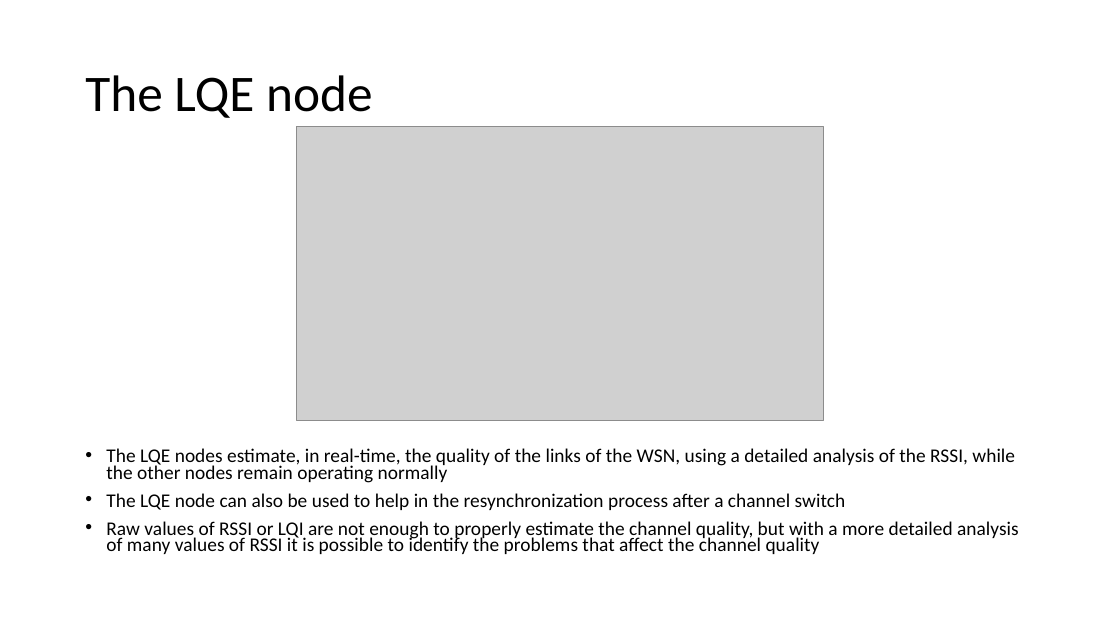
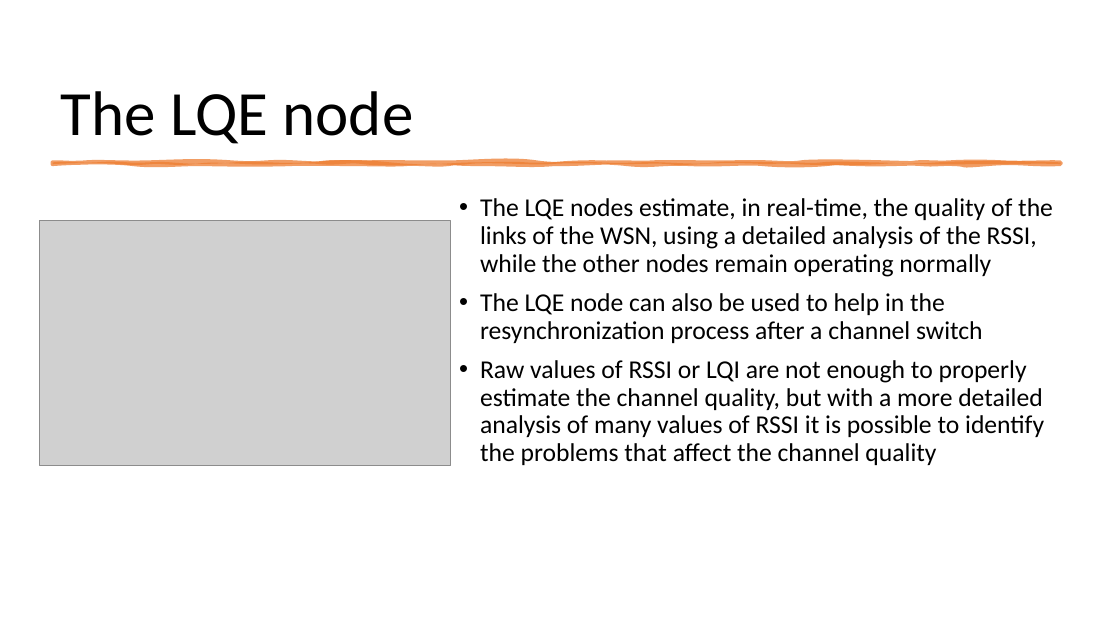
Before and after one commit to huynn8/paper_draft, a slide deck: slide 4 of Real-time link quality estimation for industrial wireless sensor networks using de dicate d nodes.pptx. Drawn at 1120x630 pixels with LibreOffice and Linux fonts; fonts in the diff are those of the drawing; grey boxes stand for pictures. Boxes give left, top, right and bottom in pixels: in the first picture for what was removed or moved away, otherwise in the second. Text is boxed around its words. In the diff, an @@ line names an element or a change of style, - is before the commit and + after.

```diff
--- a/Real-time link quality estimation for industrial wireless sensor networks using de dicate d nodes.pptx
+++ b/Real-time link quality estimation for industrial wireless sensor networks using de dicate d nodes.pptx
@@ title "The LQE node": place and size @@
-title "The LQE node" at bbox=[85, 75, 372, 118]
+title "The LQE node" at bbox=[61, 91, 414, 144]
@@ title "The LQE node" at bbox=[61, 91, 414, 144]: size 44 to 54 pt; vertical alignment middle to bottom @@
@@ picture removed at bbox=[297, 127, 823, 420] @@
@@ freeform shape added at bbox=[53, 162, 1061, 164], fill #ED7D31 at 75% opacity, outline #ED7D31 3.5 pt @@
@@ text "The LQE nodes estimate, in ...": place and size @@
-text "The LQE nodes estimate, in ..." at bbox=[106, 448, 1019, 554]
+text "The LQE nodes estimate, in ..." at bbox=[480, 198, 1053, 465]
@@ text "The LQE nodes estimate, in ..." at bbox=[480, 198, 1053, 465]: size 16.6 to 22 pt; line spacing 0.7 to 0.9 @@
@@ picture added at bbox=[39, 221, 451, 465] @@
```
Also in this commit, not shown: 7 other slides changed, 22 slides added, 1 slide removed.
